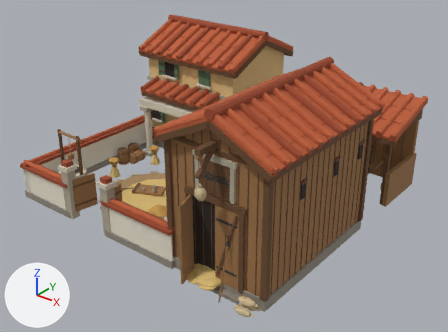
The FBX model Assets/Content/Models/Gutshof.fbx: old version first, new version second.
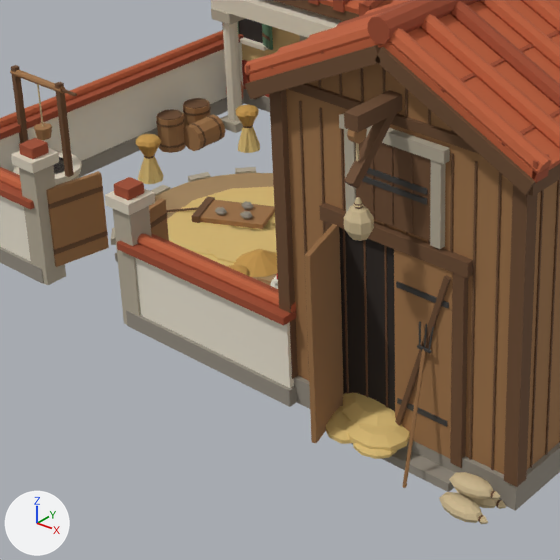
Each version is shown whole from a 50 mm lens placed at (4.26, -5.26, 3.64), pointed at (0.17, -0.15, 0.47), then close up on the part from 12% to 63% of the width and 31% to 100% of the height. Lighting does not change. The marker at lower left points along +X, +Y and +Z. The first two pictures are the older version. Where no turn or scale is listed for an object, it has been applied to the vertices. Vertices at exactly the same position are counted once.

The first close-up shows 'Gutshof_0'.
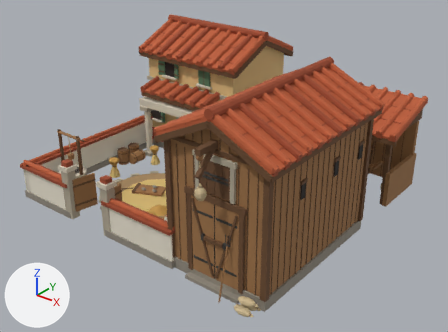
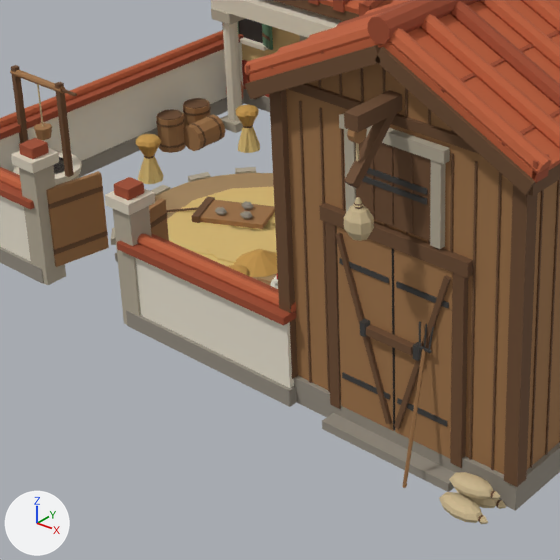
Patch to the scene script:
```diff
--- a/Assets/Content/Models/Gutshof.fbx.py
+++ b/Assets/Content/Models/Gutshof.fbx.py
@@ me_gutshof_0 @@
 # used by ob_gutshof_0; location = (0.0, 0.0, 0.0)
-me_gutshof_0.from_pydata(...)  # 8557 vertices, 6853 faces; spans x -1.82..1.84, y -1.78..1.77, z -0.01..1.84
+me_gutshof_0.from_pydata(...)  # 8445 vertices, 6695 faces; spans x -1.82..1.84, y -1.76..1.77, z -0.01..1.84
+# me_gutshof_0 part 1: the loose piece of 8 vertices spanning x 1.17..1.43, y -1.54..-1.51, z 0.13..0.89 is copied, and the copy is turned 180 degrees about the z axis through its middle, then moved by (-0.28, 0.0, 0.0); it spans x 0.89..1.15, y -1.54..-1.51, z 0.13..0.89
+# me_gutshof_0 part 2: a new loose piece, a box spanning x 0.9..1.14, y -1.528..-1.522, z 0.239..0.261, in mat_eisen (dark grey #3d3b38)
+# me_gutshof_0 part 3: a new loose piece, a box spanning x 0.9..1.14, y -1.528..-1.522, z 0.759..0.781, in mat_eisen (dark grey #3d3b38)
+# me_gutshof_0 part 4: a new loose piece, a box spanning x 1.157..1.163, y -1.526..-1.52, z 0.105..0.915, in mat_innenraum (black #29211c)
+# me_gutshof_0 part 5: a new loose piece, a box spanning x 1.05..1.27, y -1.555..-1.525, z 0.509..0.544, in mat_holzdunkel (brown #6b4a2e)
+# me_gutshof_0 part 6: a new loose piece, a box spanning x 1.018..1.043, y -1.552..-1.517, z 0.497..0.557, in mat_eisen (dark grey #3d3b38)
+# me_gutshof_0 part 7: the loose piece of 42 vertices spanning x 0.9..1.1, y -1.71..-1.51, z 0.08..0.13 is deleted
+# me_gutshof_0 part 8: the loose piece of 42 vertices spanning x 1.07..1.25, y -1.72..-1.56, z 0.08..0.12 is deleted
+# me_gutshof_0 part 9: the loose piece of 42 vertices spanning x 0.88..1.2, y -1.63..-1.33, z 0.07..0.19 is deleted
+# me_gutshof_0 part 10: the loose piece of 42 vertices spanning x 0.96..1.26, y -1.69..-1.45, z 0.07..0.16 is deleted
+# me_gutshof_0 part 11
+# 8 vertices are removed from x 0.87..0.97, y -1.78..-1.51, z 0.1..0.93
+# 17 faces are deleted
+# 4 vertices move within x 1.16, y -1.52..-1.5, z 0.1..0.93
+# 16 vertices are added at x 0.89..1.3, y -1.55..-1.5, z 0.1..0.93
+# 11 new faces join them, mat_holz (brown #9e7347)
+# 12 new faces join them, mat_eisen (dark grey #3d3b38)
 me_gutshof_0.materials.append(mat_putzocker)
```

Boxes (x1, y1, x2, y2) around the edits, measured in the close-ups (560 x 560 px; the box of a moved part takes in the faces that stretch with it):
part 1 of me_gutshof_0, added: after (335, 233, 392, 424)
part 2 of me_gutshof_0, added: after (342, 372, 390, 399)
part 3 of me_gutshof_0, added: after (339, 258, 389, 283)
part 4 of me_gutshof_0, added: after (392, 248, 395, 430)
part 5 of me_gutshof_0, added (brown): after (366, 325, 414, 355)
part 6 of me_gutshof_0, added: after (360, 319, 370, 337)
part 7 of me_gutshof_0, deleted: before (326, 406, 351, 444)
part 8 of me_gutshof_0, deleted: before (353, 443, 397, 459)
part 9 of me_gutshof_0, deleted: before (342, 393, 402, 428)
part 10 of me_gutshof_0, deleted: before (345, 419, 410, 451)
part 11 of me_gutshof_0, moved or reshaped: before (305, 224, 452, 458); after (337, 227, 452, 458)
